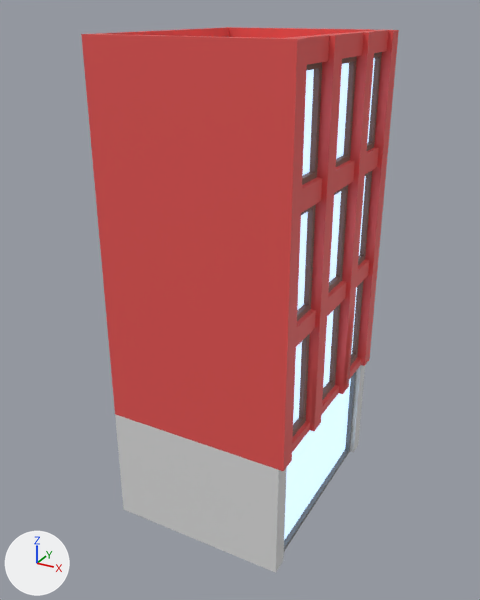
The FBX model Assets/3dmodels/House 2.4.fbx: old version first, new version second.
Before and after are seen from a camera (50 mm lens) standing at (14.9, -102.4, 21.2) and looking at (2.0, -79.1, 9.6). The lights are fixed; the arrows at lower left show +X, +Y and +Z. The picture after the commit comes second. Where no turn or scale is listed for an object, it has been applied to the vertices.

In view in the first picture: 'House 2.004'.
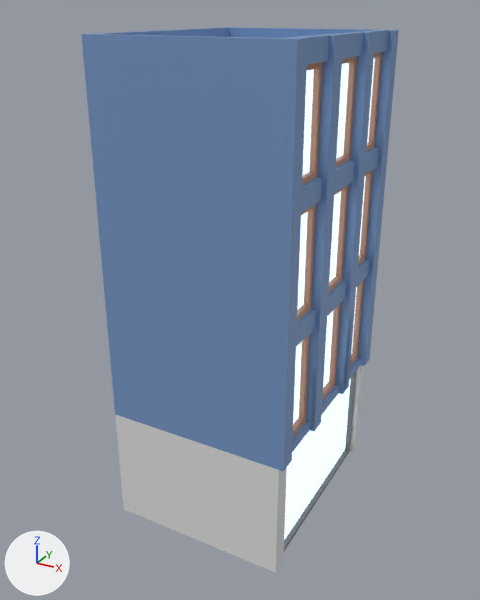
What differs and where, as boxes [x1, y1, x2, y2] in the pictures (480 x 600 px):
'House 2.004', recoloured (red to blue): [81, 27, 399, 542] in both

The change, as a list of edits to the scene's bpy script:
```text
Change mat_çerçeve:
    mat_çerçeve.base_color: (0.191, 0.0887, 0.0648) -> (0.521, 0.258, 0.153)  # brown #795448 -> brown #bf8b6d
Change mat_house_2_4:
    mat_house_2_4.base_color: (0.815, 0.0908, 0.0865) -> (0.178, 0.305, 0.552)  # red #e95553 -> blue #7596c4
```
